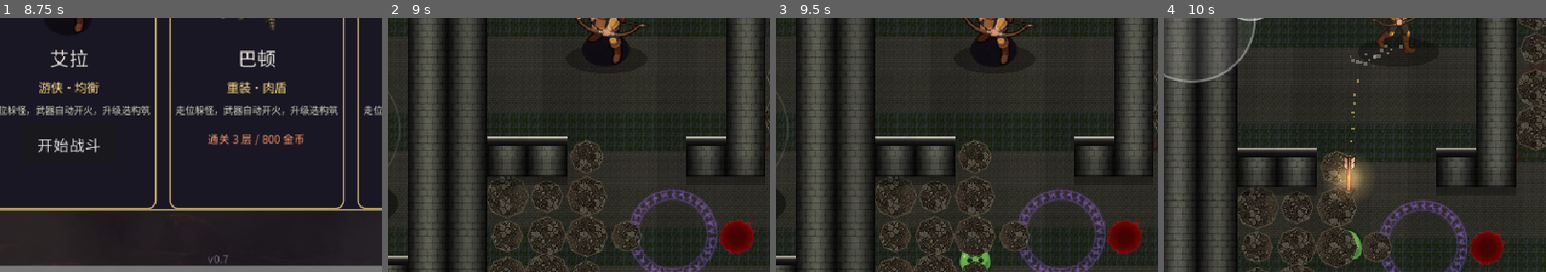
Above: before the commit, frames 1-4 (left to right).
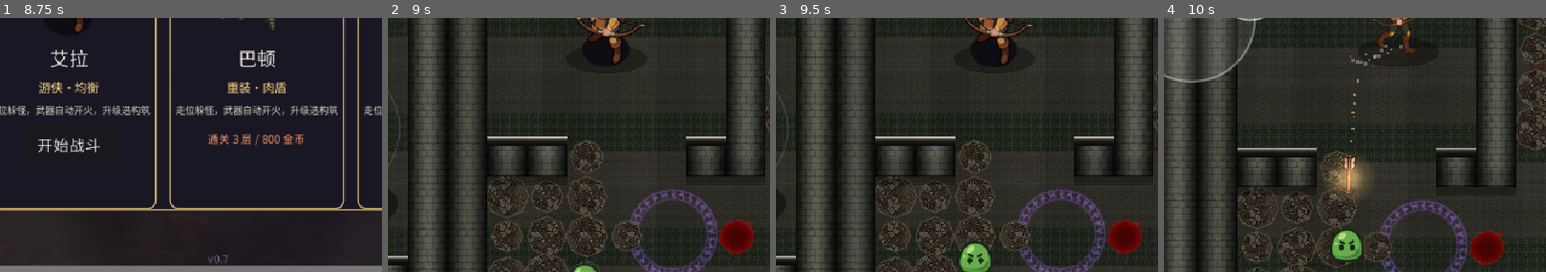
Above: after the commit, the same moments.

Repository: owlco001/dungeon-rogue-godot
Game: Godot game, scene res://scenes/lobby.tscn
Two runs of this game, one before a commit and one after it. Both use one fixed random seed, a clock stepped at 60 frames per second and the inputs below.
Inputs (mouse positions are % of the whole screen's width and height, from its top left):
- Up to frame 1 (8.75 s): click "声音开" at 0.5 s; click "声音关" at 1.25 s; click "试音" at 2 s; click "EN" at 2.75 s; click "Test" at 3.5 s; click "中文" at 4.25 s; click "天赋" at 5 s; click "强化" at 5.75 s; click "解锁" at 6.5 s; click "收集" at 7.25 s; click "出战" at 8 s
- Up to frame 2 (9 s): click "开始战斗" at 8.75 s
- Up to frame 3 (9.5 s): no input
- Up to frame 4 (10 s): drag from (25, 50) to (60, 28) at 9.52 s
The pictures show only the part of the screen within x 21-71%, y 50-100%; the shares and areas given below are measured in that part.

Frame 1 is identical in both runs. In frame 2, 0.1% of the frame differs, in the area x 48-55%, y 96-100%; in frame 3, 0.5%; in frame 4, 0.7%, in the area x 43-53%, y 82-97%.

Commit message:
v0.8.11 terrain z-order: TerrainLayer z_index 1 -> 0 (z overrides tree order, so terrain was covering the player; rely on z 0 + add order instead: Arena floor first, terrain second, all entities added later)

Diff:
--- a/scripts/main.gd
+++ b/scripts/main.gd
@@ -88,11 +88,13 @@
 	arena.name = "Arena"
 	add_child(arena)
 
-	# v0.8.5 地形视觉层：压在地板之上、角色之下（z 1；角色按树序在其后绘制）
+	# v0.8.5 地形视觉层：压在地板之上、角色之下。
+	# 用 z 0 + 树序保证层级（arena 先加→最下；地形层第二；角色/怪/掉落都是开局后才加→最上）。
+	# 注意：z_index 会压倒树序，所以地形层绝不能用 z 1（曾经把它画到角色头上）。
 	_terrain_layer = Node2D.new()
 	_terrain_layer.set_script(TerrainLayerScript)
 	_terrain_layer.name = "TerrainLayer"
-	_terrain_layer.z_index = 1
+	_terrain_layer.z_index = 0
 	add_child(_terrain_layer)
 
 	_director = WaveDirectorScript.new()
Binary file changed: assets/fonts/hud-subset.ttf
Not shown, added: test/check_corridor.gd.uid
